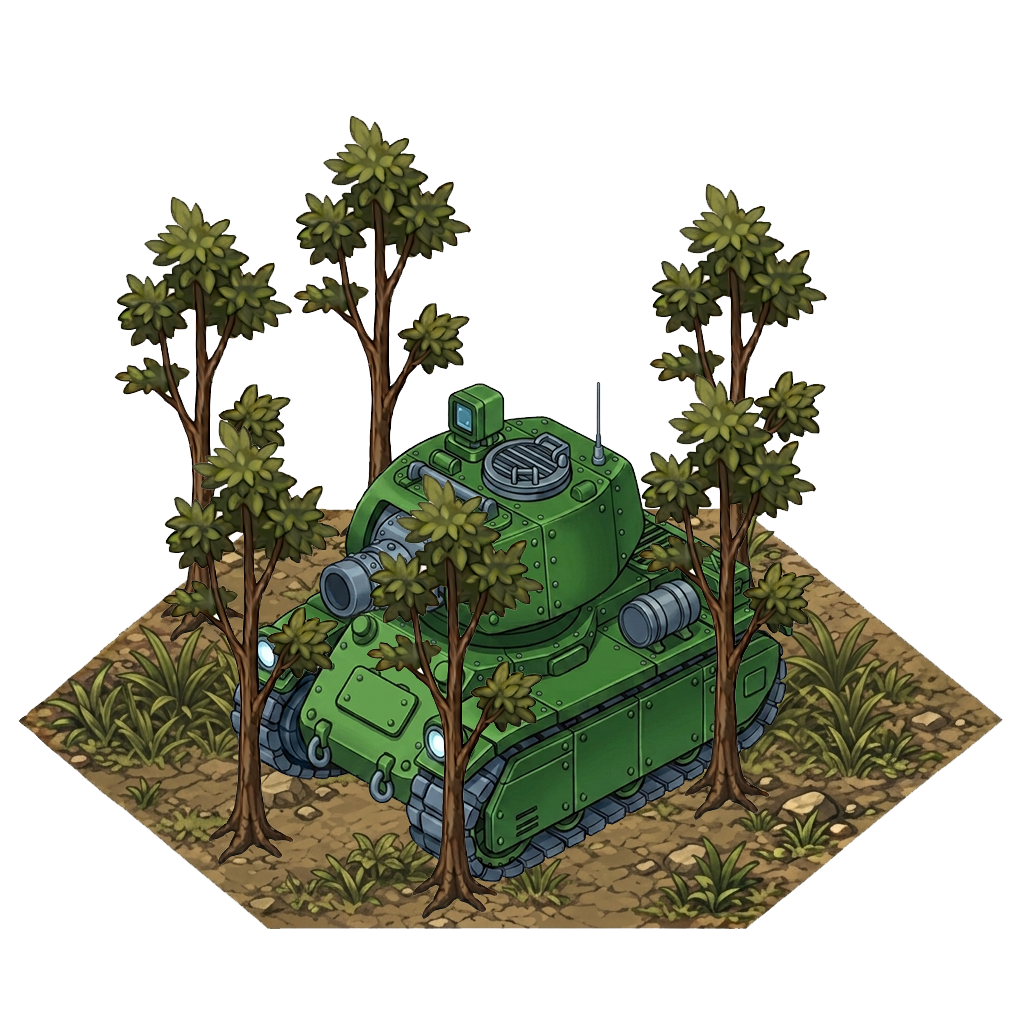
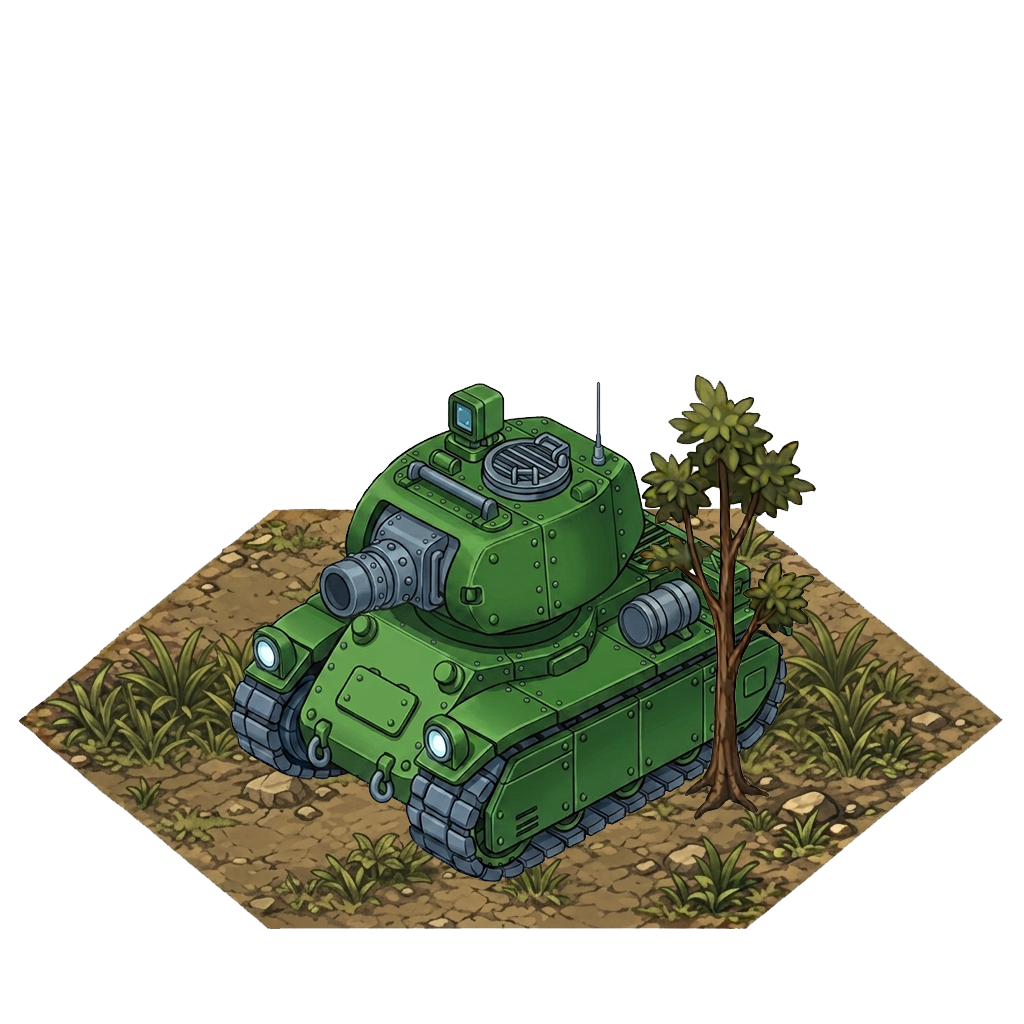
Two versions of the same layered image (1024x1024). Layer-by-layer changes:
removed layer "Tree_4" (2nd of 6) over [366, 473, 545, 919]
removed layer "Tree_4" (3rd of 6) over [162, 419, 341, 865]
removed layer "Tree_4" (4th of 6) over [649, 183, 827, 588]
removed layer "Tree_4" (5th of 6) over [114, 196, 293, 642]
removed layer "Tree_4" (6th of 6) over [293, 115, 472, 561]